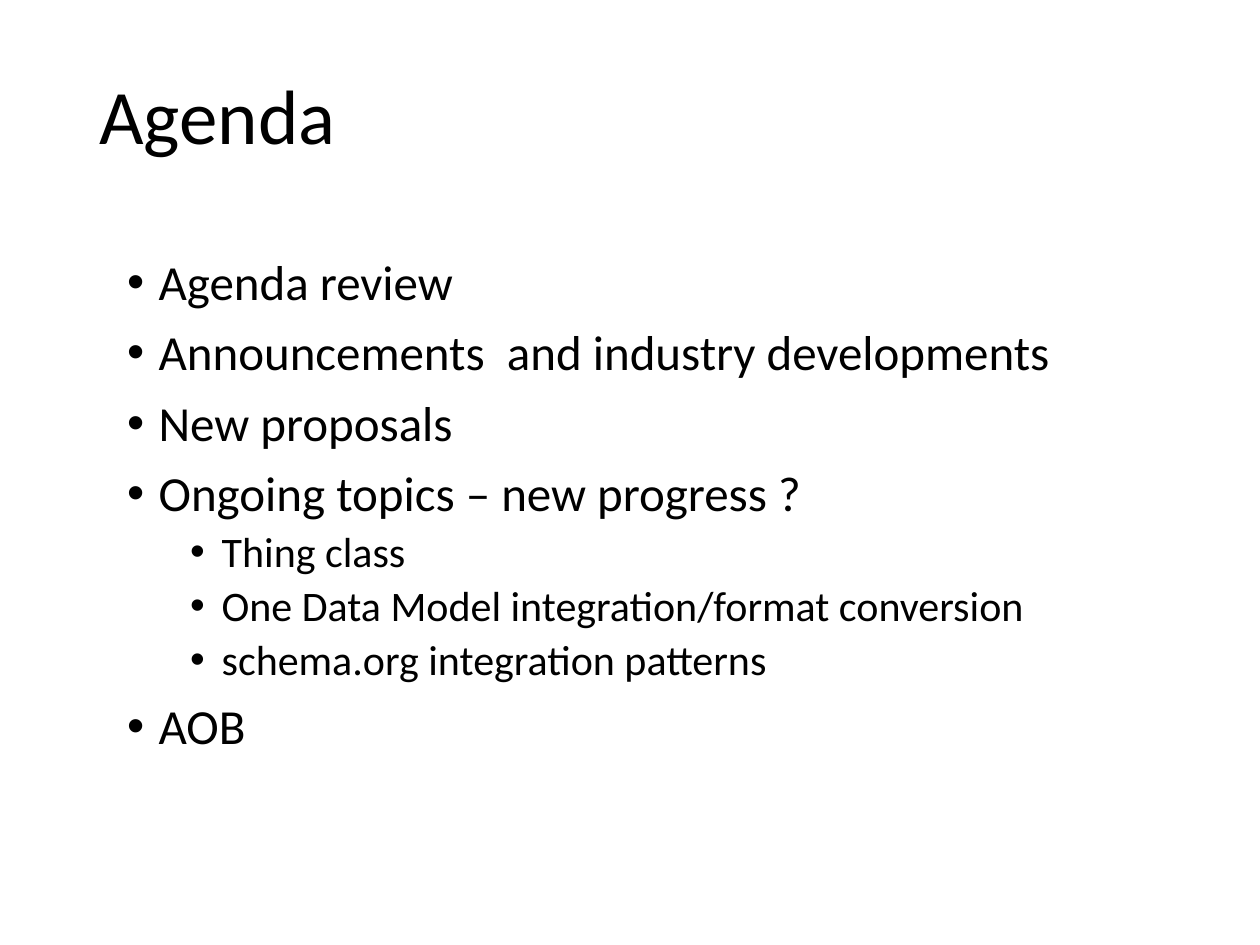
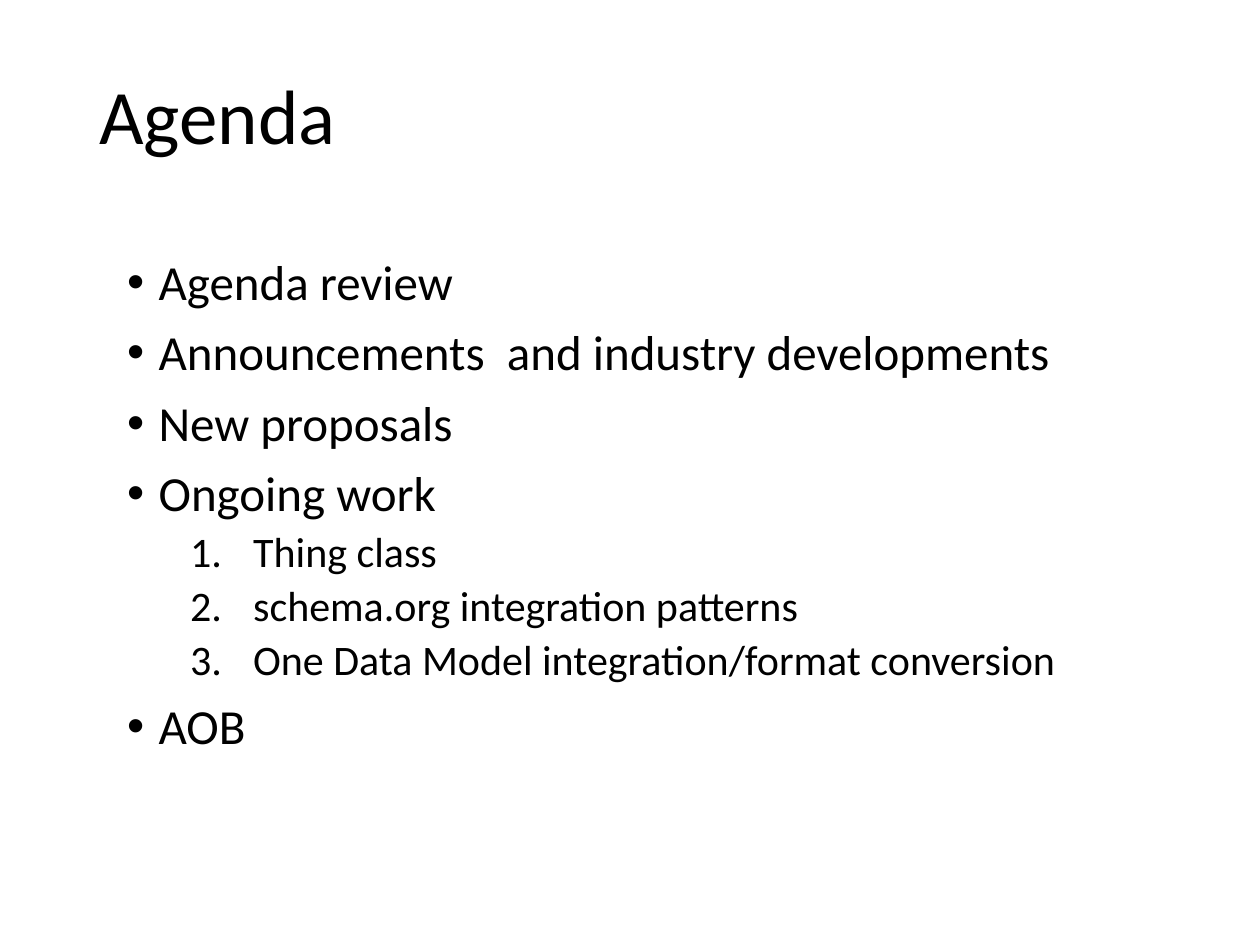
Before and after one commit to iot-schema-collab/teleconferences, a slide deck: slide 2 of iotschema-20200716.pptx. Drawn at 1260x945 pixels with LibreOffice and Linux fonts; fonts in the diff are those of the drawing. Boxes give left, top, right and bottom in pixels: in the first picture for what was removed or moved away, otherwise in the second. Text is boxed around its words. In the diff, an @@ line names an element or a change of style, - is before the commit and + after.

```diff
--- a/iotschema-20200716.pptx
+++ b/iotschema-20200716.pptx
@@ text at bbox=[159, 477, 436, 520]: text changed @@
-• Ongoing topics – new progress ?
+• Ongoing work
@@ text at bbox=[253, 537, 1055, 683]: bullet • to 1. @@
@@ text at bbox=[253, 591, 798, 629]: paragraph added @@
+  2. schema.org integration patterns
@@ text at bbox=[222, 645, 766, 683]: paragraph removed @@
-  • schema.org integration patterns
```
Also in this commit, not shown: 1 other slide changed.
